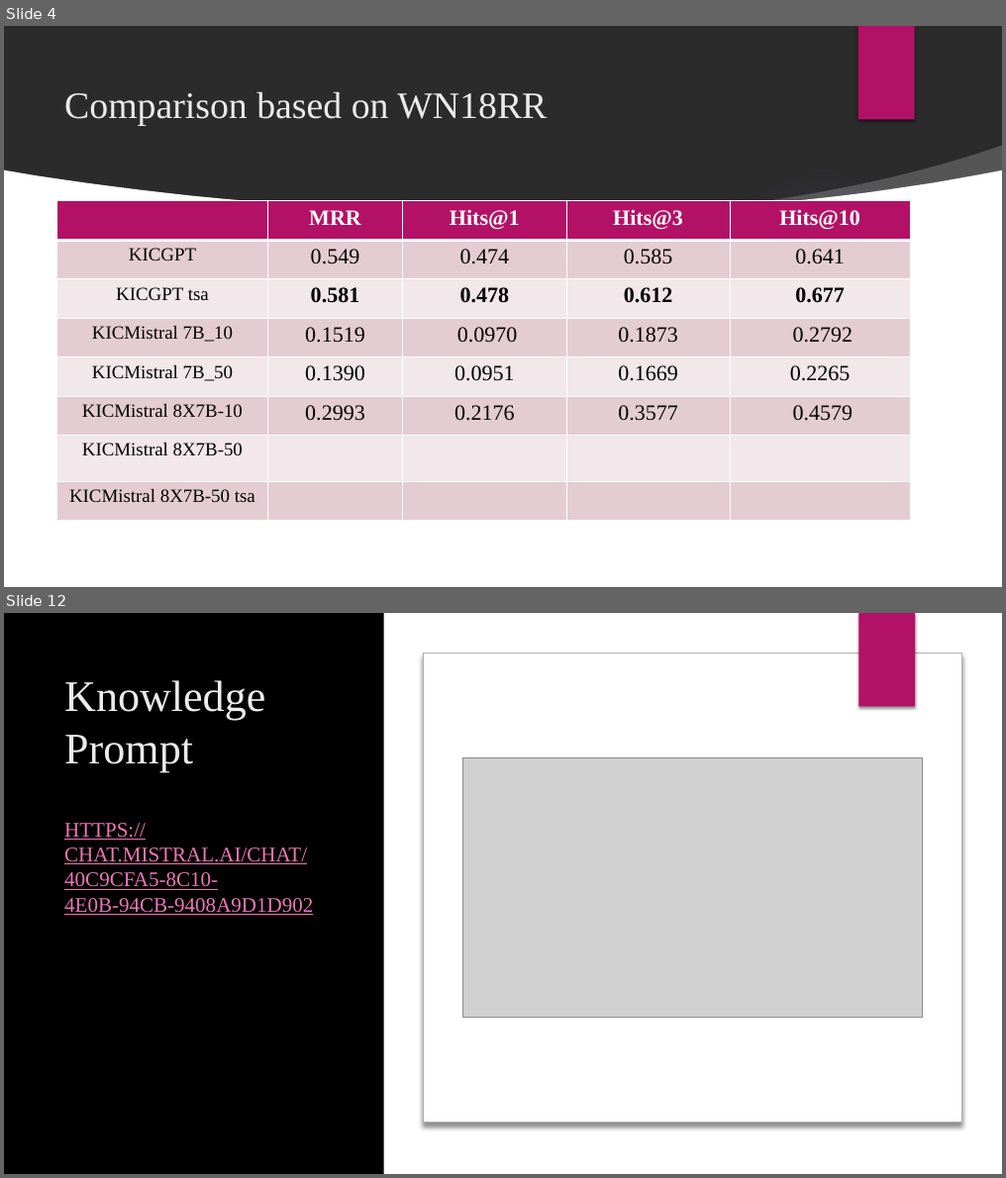
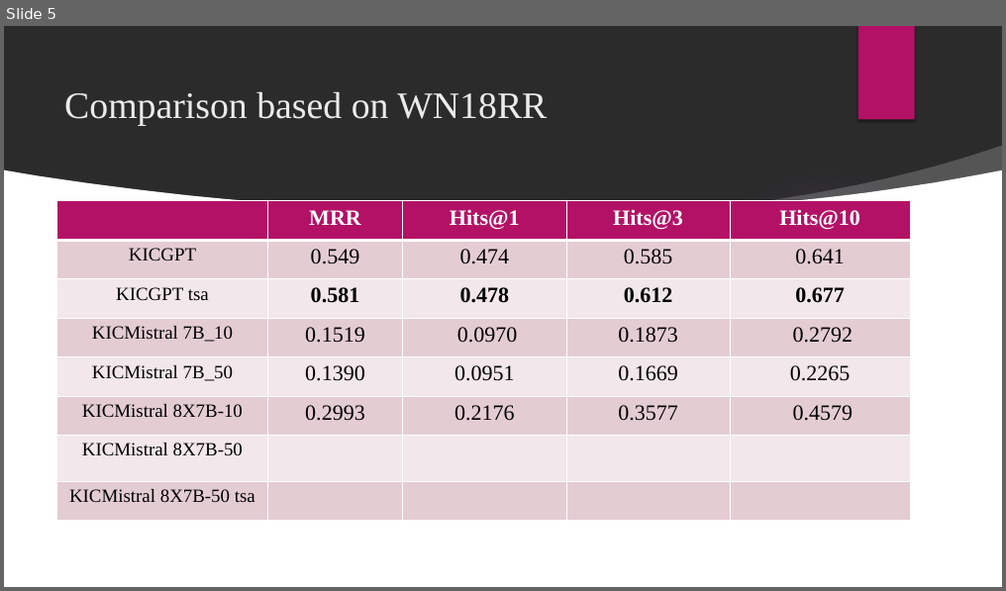
Before and after one commit to ZHAOTransparentAI/KICMISTRAL, a slide deck: KICMistral_pre_v2.pptx. Shown one above the other, each under a label of ours: slides 4 and 12 before the commit, slide 5 after it; the slides between them are not shown. The pictures are 1006x1178 and 1006x591 pixels, drawn with LibreOffice and Linux fonts; fonts in the diff are those of the drawing; grey boxes stand for pictures; background and template pictures are left out; a plain dark background stands for a picture behind light text. Boxes give left, top, right and bottom in pixels: in the first picture for what was removed or moved away, otherwise in the second. Text is boxed around its words. In the diff, an @@ line names an element or a change of style, - is before the commit and + after.

```diff
--- a/KICMistral_pre_v2.pptx
+++ b/KICMistral_pre_v2.pptx
@@ slide 12 removed at box(4, 613, 1002, 1174), background picture (left out) @@
@@ rectangle removed at box(383, 613, 1002, 1174) @@
@@ rectangle removed at box(858, 613, 915, 707) @@
@@ rectangle removed at box(859, 613, 915, 707) @@
@@ rounded rectangle removed at box(423, 653, 962, 1123) @@
@@ title removed at box(64, 680, 265, 773) @@
-Knowledge Prompt
@@ picture removed at box(463, 758, 923, 1017) @@
@@ text removed at box(64, 823, 313, 915) @@
-HTTPS://CHAT.MISTRAL.AI/CHAT/40C9CFA5-8C10-4E0B-94CB-9408A9D1D902
@@ what was slide 4 is now slide 5 @@
```
Also in this commit, not shown: 3 slides changed, 14 other slides removed.
